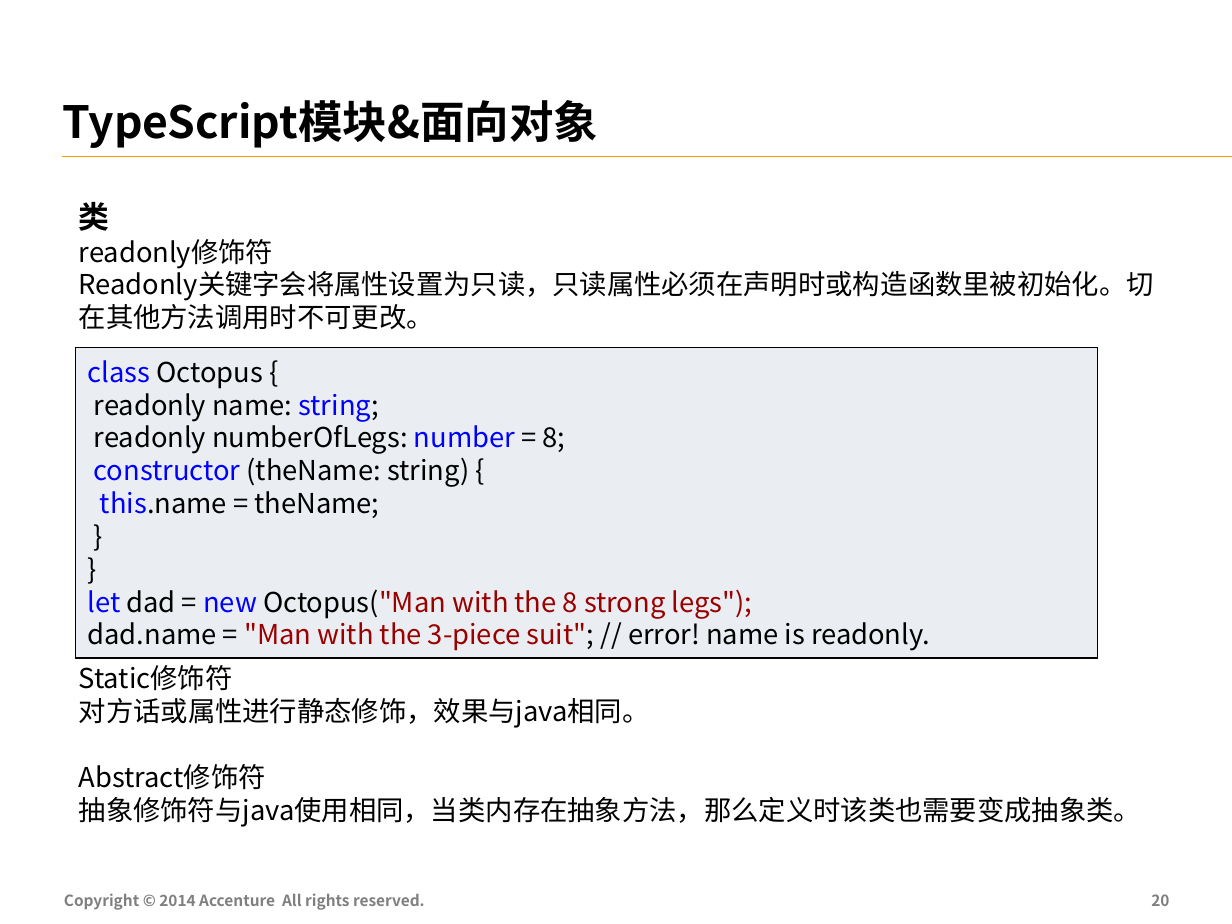
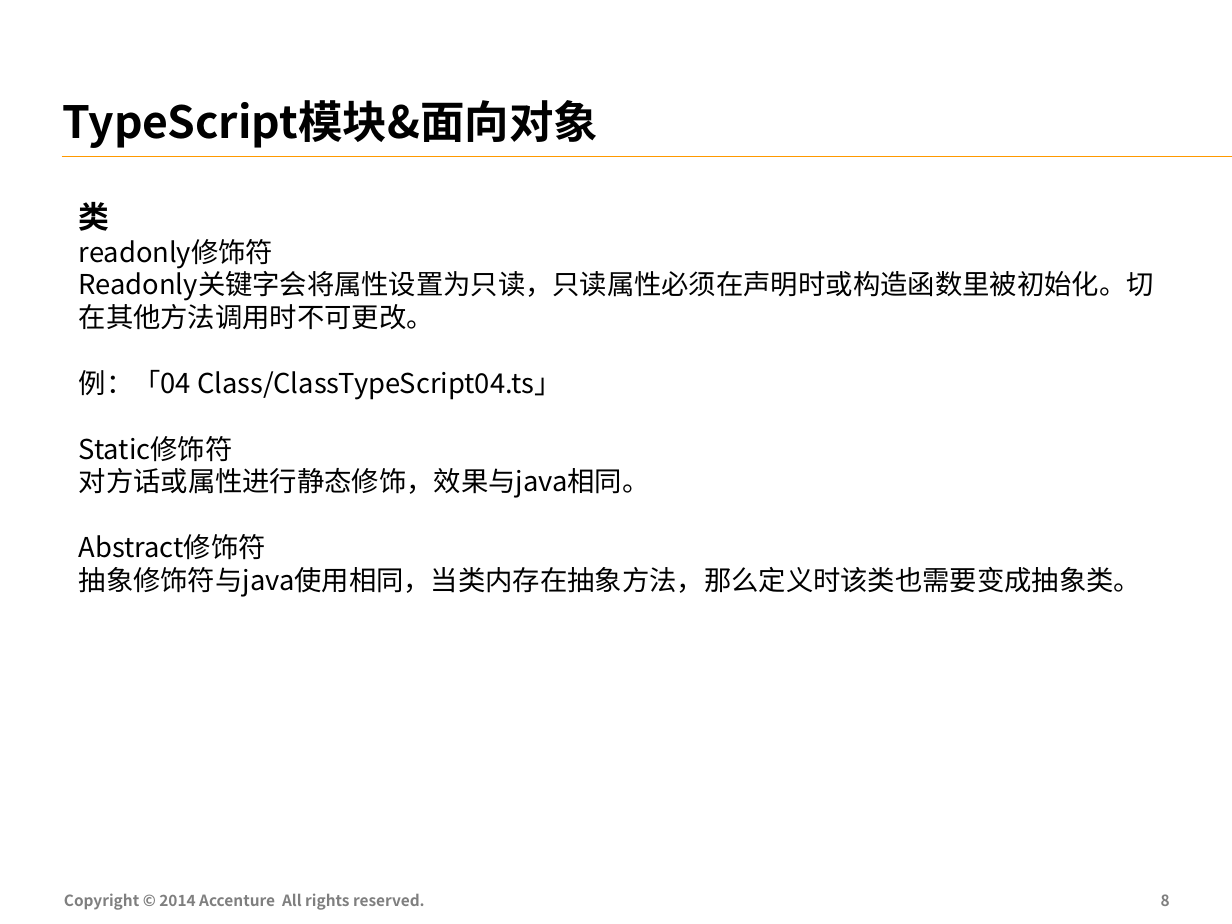
Before and after one commit to FS-Angular-Interest-Group/AngularTraining, a slide deck: slide 9 of PPT/02-Accenture-FS-Angular-TypeScript.pptx (slide 21 before the commit). Drawn at 1232x924 pixels with LibreOffice and Linux fonts; fonts in the diff are those of the drawing. Boxes give left, top, right and bottom in pixels: in the first picture for what was removed or moved away, otherwise in the second. Text is boxed around its words. In the diff, an @@ line names an element or a change of style, - is before the commit and + after.

```diff
--- a/PPT/02-Accenture-FS-Angular-TypeScript.pptx
+++ b/PPT/02-Accenture-FS-Angular-TypeScript.pptx
@@ rectangle removed at bbox=[75, 347, 1098, 658] @@
-class Octopus {
-readonly name: string;
-readonly numberOfLegs: number = 8;
-constructor (theName: string) {
-this.name = theName;
-}
-}
-let dad = new Octopus("Man with the 8 strong legs");
-dad.name = "Man with the 3-piece suit"; // error! name is readonly.
@@ text at bbox=[79, 370, 562, 400]: paragraph added @@
+例：「04 Class/ClassTypeScript04.ts」
@@ page number at bbox=[1161, 894, 1170, 906]: text changed @@
-20
+8
```
Also in this commit, not shown: 9 other slides changed, 2 slides added, 15 slides removed, 20 other files.
